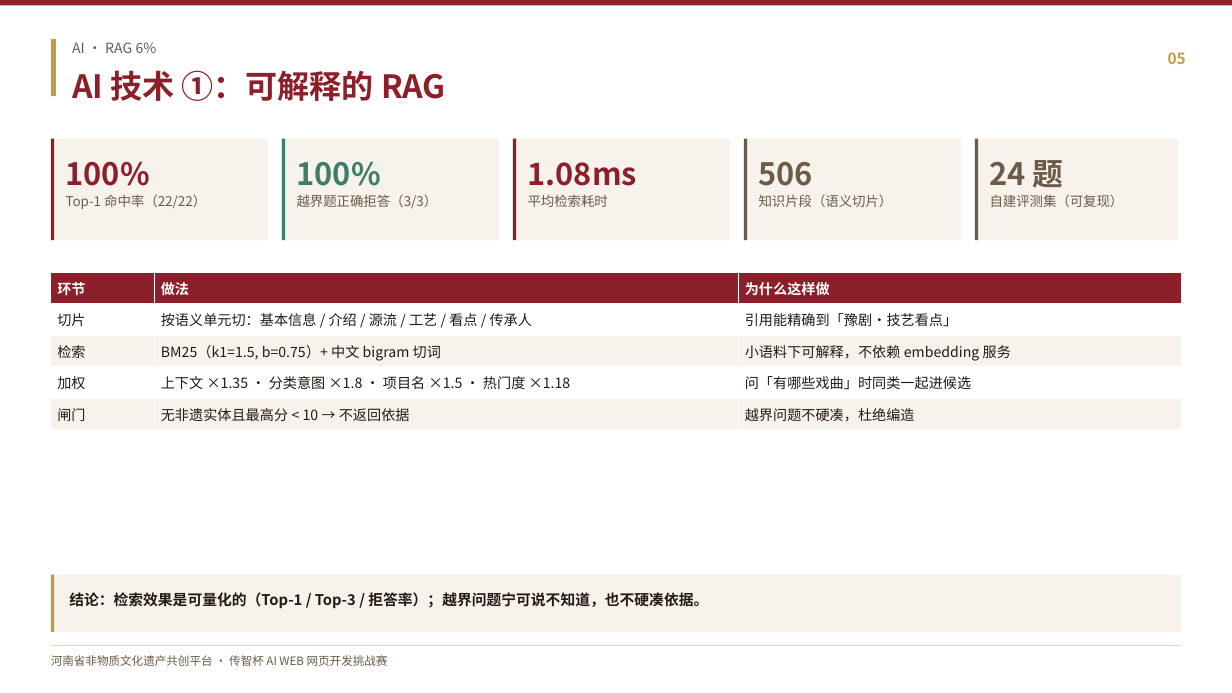
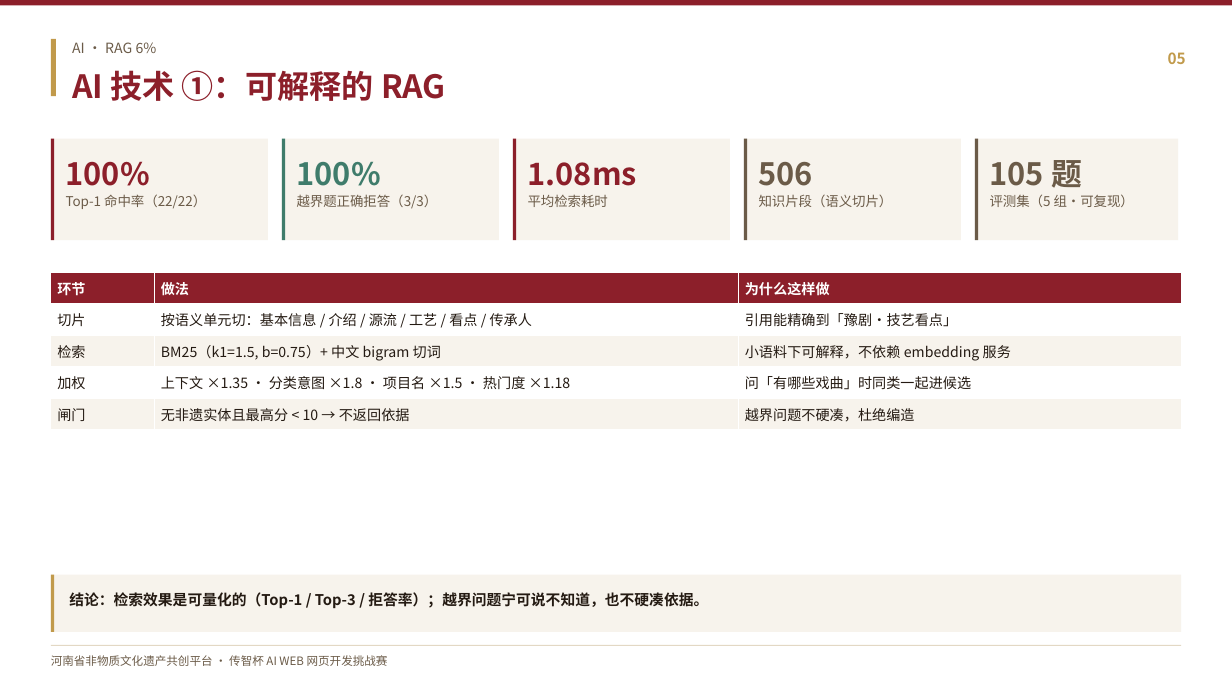
Before and after one commit to ZQWD023/henan-ich-co-creation-platform, a slide deck: slide 5 of docs/ppt/非遗共创平台-国赛答辩.pptx. Drawn at 1232x693 pixels with LibreOffice and Linux fonts; fonts in the diff are those of the drawing. Boxes give left, top, right and bottom in pixels: in the first picture for what was removed or moved away, otherwise in the second. Text is boxed around its words. In the diff, an @@ line names an element or a change of style, - is before the commit and + after.

Commit message:
feat(eval): 评测集扩到 105 题（5 组含描述题）+ 技术文档/PPT/口播稿同步数字

```diff
--- a/docs/ppt/非遗共创平台-国赛答辩.pptx
+++ b/docs/ppt/非遗共创平台-国赛答辩.pptx
@@ text at (x1=990, y1=160, x2=1082, y2=187): text changed @@
-24 题
+105 题
@@ text at (x1=990, y1=194, x2=1134, y2=207): text changed @@
-自建评测集（可复现）
+评测集（5 组·可复现）
```
Also in this commit, not shown: 1 other slide changed, 50 other files.
